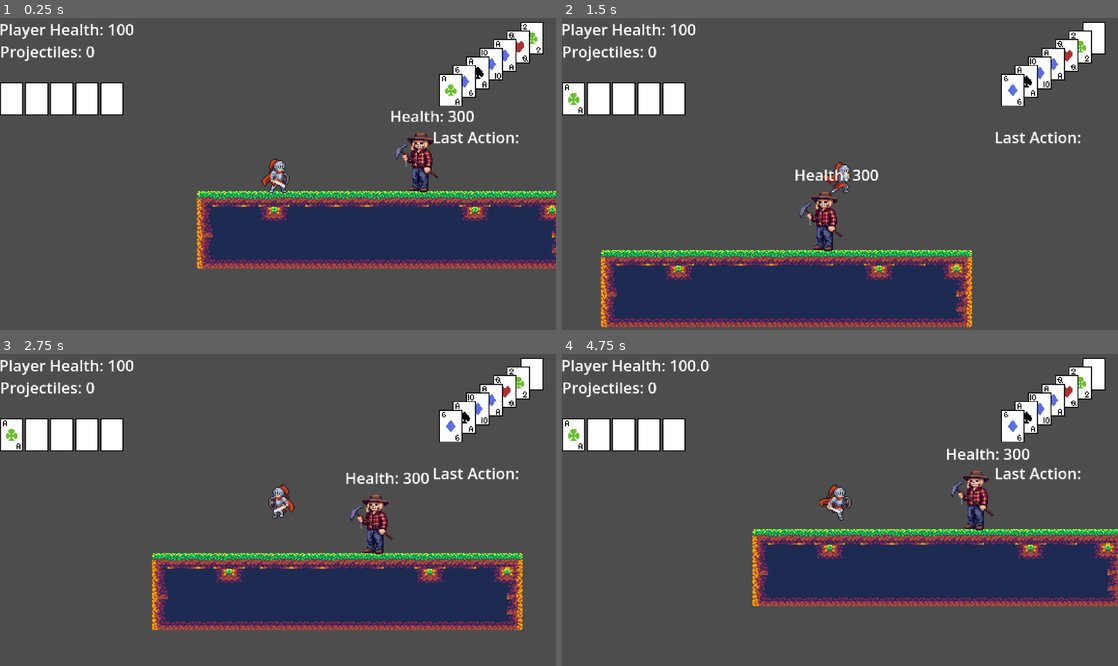
Above: before the commit, frames 1-4 (two rows, left to right).
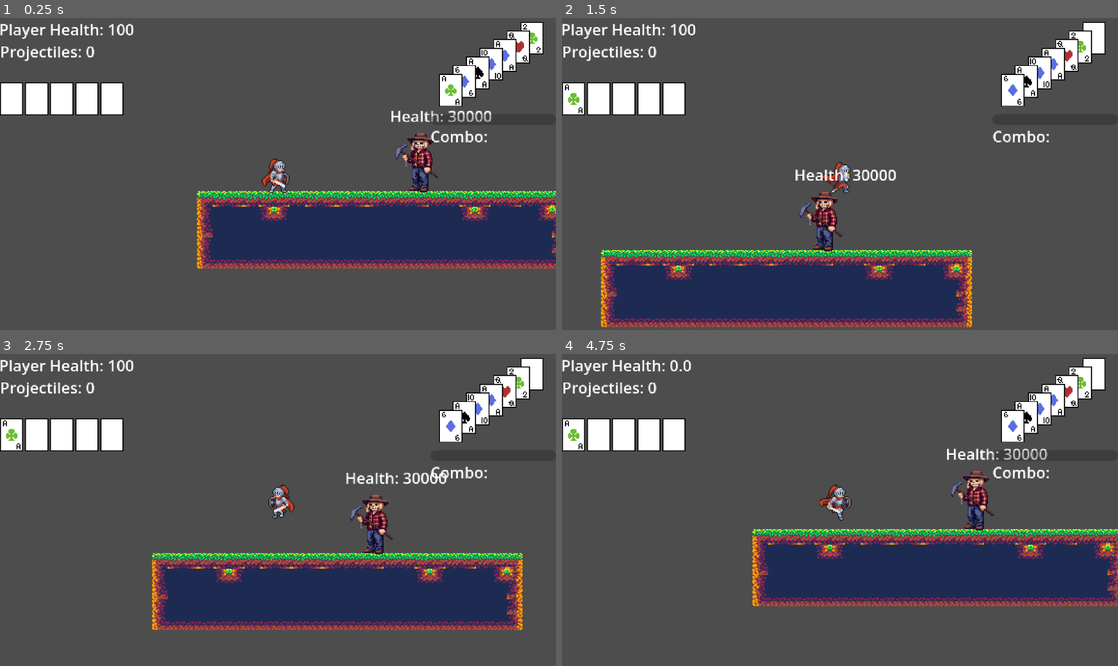
Above: after the commit, the same moments.

Repository: kli007/Bluff-All-In
Game: Godot game, scene res://main.tscn
Same seed, same stepped clock (60 frames per second), same inputs: the game is played once before the commit and once after it.
Inputs:
- Up to frame 1 (0.25 s): no input
- Up to frame 2 (1.5 s): tap Enter (Showdown) at 0.5 s; hold D (Move_Right) from 0.53 s (still down); tap Delete (Delete) at 0.6 s; tap Space (Move_Jump) at 0.77 s; tap , (Attack) at 1.35 s
- Up to frame 3 (2.75 s): tap Space (Move_Jump) at 1.52 s; tap Delete (Delete) at 1.55, 2.3 s; release D (Move_Right) at 2.03 s; hold A (Move_Left) from 2.03 s (still down); hold Shift (Burn) from 2.03 s (still down)
- Up to frame 4 (4.75 s): release Shift (Burn) at 2.78 s; tap Caps Lock (Dash) at 2.85 s; tap Space (Move_Jump) at 3.02, 3.77, 4.52 s; tap Delete (Delete) at 3.05, 3.6, 4.55 s; release A (Move_Left) at 4.28 s; hold D (Move_Right) from 4.28 s (still down); tap . (Trick) at 4.35 s

The runs differ from the first frame. In frame 1, 0.5% of the frame differs, in the area x 77-94%, y 29-41%; in frame 2, 0.4%; in frame 3, 0.4%; in frame 4, 0.6%, in the area x 19-94%, y 1-41%.

Commit message:
working combo chain
shows the last 5 combat actions, has a counting down bar, stops the combo chain if timer runs out

Diff:
--- a/Combat/player_combo.gd
+++ b/Combat/player_combo.gd
@@ -1,12 +1,32 @@
 extends Label
 var playerCombo: Node = null
+var lastActions: Array
+@onready var comboTime: Node = $ComboTimer
+@onready var bufferTime: Node = $BufferTimer
+@onready var bar: Node = $ComboTimeBar
+const DISPLAY_LIMIT: int = 5
 
 func _ready() -> void:
 	playerCombo = get_node("/root/Main/Player")
 	playerCombo.comboChanged.connect(_on_player_combo_changed)
 	playerCombo.projNode.comboChanged.connect(_on_player_combo_changed)
-	text = "Last Action:"
+	text = "Combo: "
 
+func _process(delta: float) -> void:
+	bar.value = comboTime.time_left
 
 func _on_player_combo_changed(playedHand: String) -> void:
-	text = "Last Action: " + playedHand
+	lastActions.append(playedHand)
+	text = 'Combo: ' + str(lastActions.size())
+	for act in lastActions.slice(-DISPLAY_LIMIT):
+		text += '\n-' + act
+	comboTime.start()
+	comboTime.paused = true
+	bufferTime.start()
+
+func _on_combo_timer_timeout() -> void:
+	text = 'Combo: '
+	lastActions.clear()
+
+func _on_buffer_timer_timeout() -> void:
+	comboTime.paused = false
--- /dev/null
+++ b/Combat/player_combo.tscn
@@ -0,0 +1,28 @@
+[gd_scene format=3 uid="uid://c6gwf1rure1a0"]
+
+[ext_resource type="Script" uid="uid://c78x4guohu2ek" path="res://Combat/player_combo.gd" id="1_1qgdp"]
+
+[node name="PlayerCombo" type="Label" unique_id=2032755852]
+offset_left = 239.0
+offset_top = 112.0
+offset_right = 369.0
+offset_bottom = 287.0
+autowrap_mode = 3
+script = ExtResource("1_1qgdp")
+
+[node name="ComboTimeBar" type="ProgressBar" parent="." unique_id=64927081]
+layout_mode = 0
+offset_top = -11.0
+offset_right = 130.0
+max_value = 5.0
+show_percentage = false
+
+[node name="ComboTimer" type="Timer" parent="." unique_id=1158403714]
+wait_time = 5.0
+one_shot = true
+
+[node name="BufferTimer" type="Timer" parent="." unique_id=1690631915]
+one_shot = true
+
+[connection signal="timeout" from="ComboTimer" to="." method="_on_combo_timer_timeout"]
+[connection signal="timeout" from="BufferTimer" to="." method="_on_buffer_timer_timeout"]
--- a/Enemy/enemy_template.gd
+++ b/Enemy/enemy_template.gd
@@ -1,7 +1,7 @@
 extends CharacterBody2D
 const SPEED = 300.0
 const JUMP_VELOCITY = -400.0
-const MAX_HEALTH = 300
+const MAX_HEALTH = 30000
 
 @onready var hLabel = $HealthControl/HealthLabel
 @onready var health = $HealthManager
@@ -13,6 +13,7 @@
 
 func _ready() -> void:
 	health.health_changed.connect(_on_enemy_health_changed)
+	health.health_empty.connect(death)
 	health.setMaxHealth(MAX_HEALTH)
 	hLabel.text = str("Health: ", MAX_HEALTH)
 
@@ -49,3 +50,6 @@
 func respawn(new_location: Vector2) -> void:
 	global_position = new_location
 	health.setHealth(MAX_HEALTH)
+
+func death() -> void:
+	queue_free()
--- a/Health/health.gd
+++ b/Health/health.gd
@@ -1,6 +1,7 @@
 extends Node
 
 signal health_changed
+signal health_empty
 
 @export var health: float = 100.0
 var maxHealth: float = 100.0
@@ -10,7 +11,7 @@
 	health = clampf(health, 0, maxHealth)
 	if health == 0:
 		#respawn here
-		health = maxHealth
+		health_empty.emit()
 	health_changed.emit()
 
 func setHealth(newHealth: float) -> void:
--- a/main.tscn
+++ b/main.tscn
@@ -8,7 +8,7 @@
 [ext_resource type="PackedScene" uid="uid://d12prubm8tkvv" path="res://Enemy/enemyTemplate.tscn" id="4_kek77"]
 [ext_resource type="Script" uid="uid://bupjwinwws13a" path="res://Health/player_health.gd" id="5_7mycd"]
 [ext_resource type="Script" uid="uid://vqjxie4pbklg" path="res://Projectiles/player_projectiles.gd" id="6_272bh"]
-[ext_resource type="Script" uid="uid://c78x4guohu2ek" path="res://Combat/player_combo.gd" id="8_5vw27"]
+[ext_resource type="PackedScene" uid="uid://c6gwf1rure1a0" path="res://Combat/player_combo.tscn" id="9_kek77"]
 
 [node name="Main" type="Node" unique_id=1517588686]
 script = ExtResource("1_lquwl")
@@ -67,13 +67,11 @@
 [node name="PendCards" parent="HUD/PendCardsControl" unique_id=1641465469 instance=ExtResource("3_h2yge")]
 position = Vector2(282, 41)
 
-[node name="PlayerCombo" type="Label" parent="HUD/PendCardsControl" unique_id=1821746738]
+[node name="PlayerCombo" parent="HUD/PendCardsControl" unique_id=2032755852 instance=ExtResource("9_kek77")]
 layout_mode = 0
-offset_left = 239.0
-offset_top = 112.0
-offset_right = 366.0
-offset_bottom = 286.0
-autowrap_mode = 3
-script = ExtResource("8_5vw27")
+offset_left = 237.0
+offset_top = 111.0
+offset_right = 364.0
+offset_bottom = 285.0
 
 [node name="ProjectileGroup" type="Node" parent="." unique_id=621505026]
